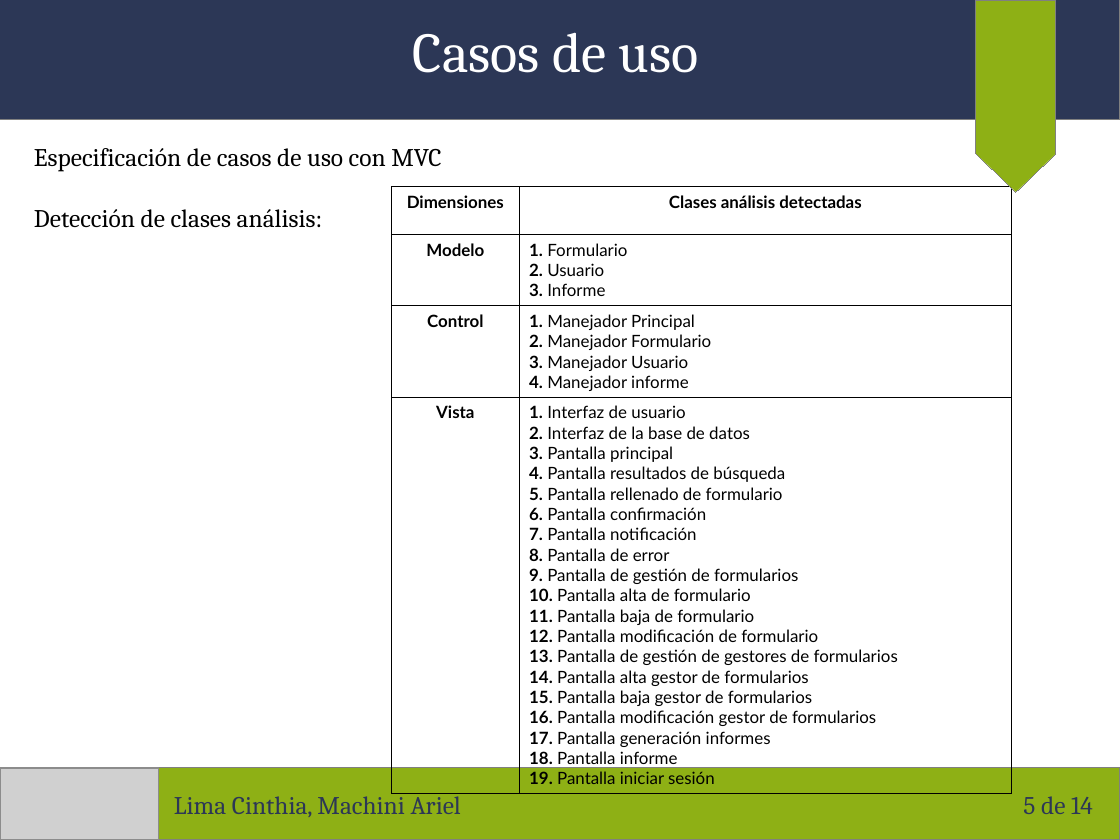
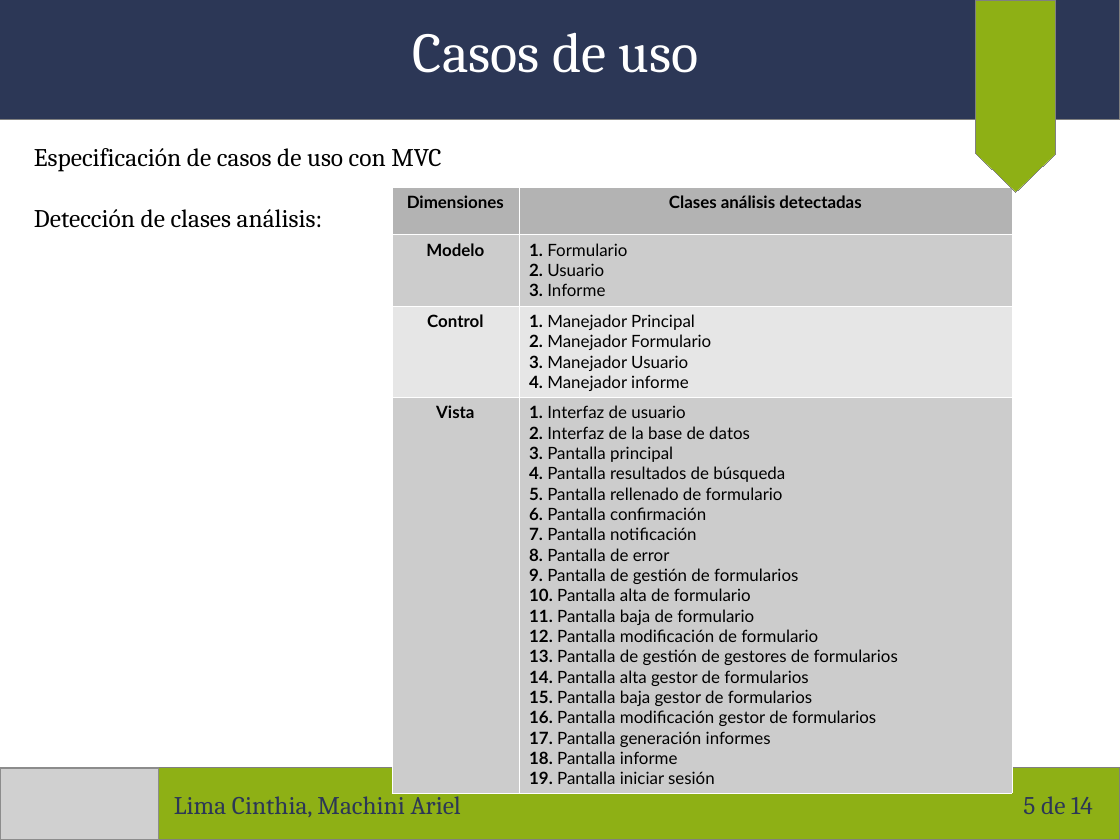
Before and after one commit to arielmachini/Caciar, a slide deck: slide 5 of Presentaciones/Presentación 07-11-2017.odp. Drawn at 1120x840 pixels with LibreOffice and Linux fonts; fonts in the diff are those of the drawing; grey boxes stand for pictures. Boxes give left, top, right and bottom in pixels: in the first picture for what was removed or moved away, otherwise in the second. Text is boxed around its words. In the diff, an @@ line names an element or a change of style, - is before the commit and + after.

```diff
--- a/Presentaciones/Presentación 07-11-2017.odp
+++ b/Presentaciones/Presentación 07-11-2017.odp
@@ table at (392, 187, 1013, 788) @@
@@ fill none to #B3B3B3 in row 1 @@
@@ fill none to #CCCCCC in 4 cells @@
@@ fill none to #E6E6E6 in row 3 @@
@@ borders changed @@
```
Also in this commit, not shown: 5 other slides changed.
